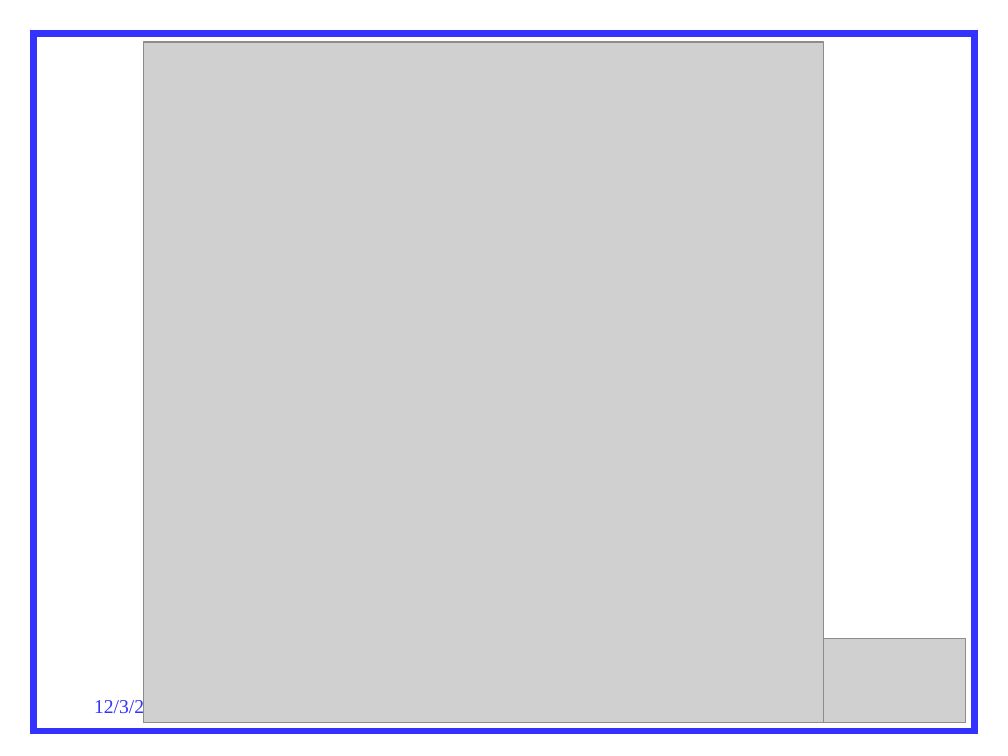
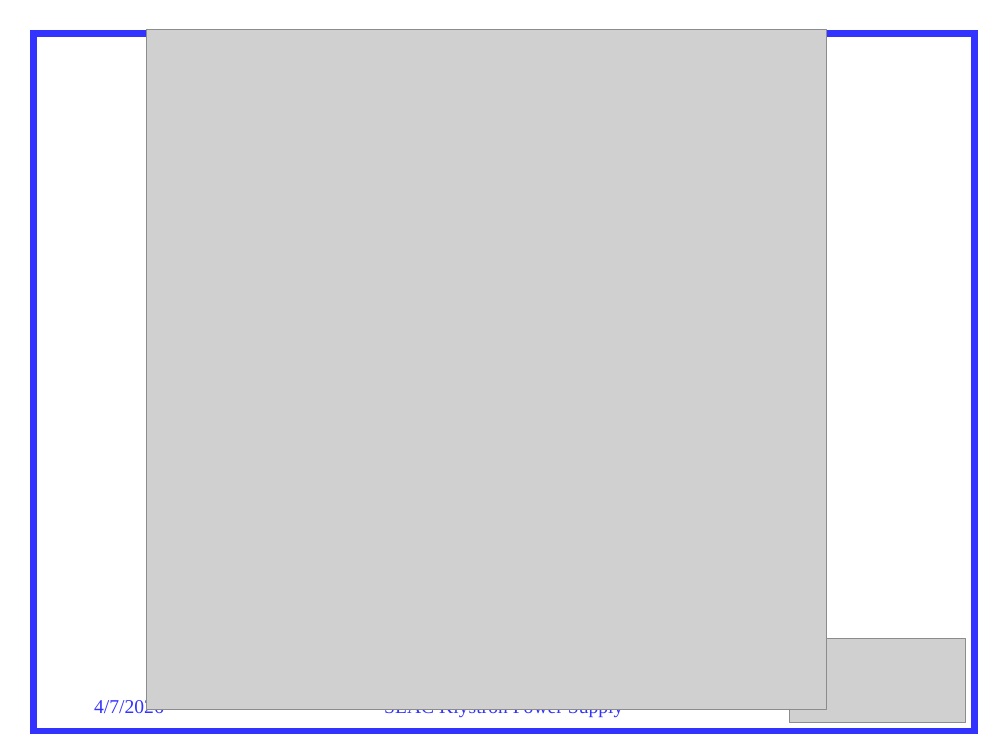
Before and after one commit to fayaw/spearlegacyLLRF, a slide deck: slide 4 of hvps/architecture/originalDocuments/pepII supply.pptx. Drawn at 1008x756 pixels with LibreOffice and Linux fonts; fonts in the diff are those of the drawing; grey boxes stand for pictures. Boxes give left, top, right and bottom in pixels: in the first picture for what was removed or moved away, otherwise in the second. Text is boxed around its words. In the diff, an @@ line names an element or a change of style, - is before the commit and + after.

```diff
--- a/hvps/architecture/originalDocuments/pepII supply.pptx
+++ b/hvps/architecture/originalDocuments/pepII supply.pptx
@@ picture: place and size @@
-picture at [143,42,824,723]
+picture at [146,29,827,710]
@@ text at [94,698,164,713]: text changed @@
-12/3/2024
+4/7/2026
@@ text added at [384,709,624,718], 14 pt, text #3333FF @@
+SLAC Klystron Power Supply
```
Also in this commit, not shown: 23 other slides changed, 19 other files.
